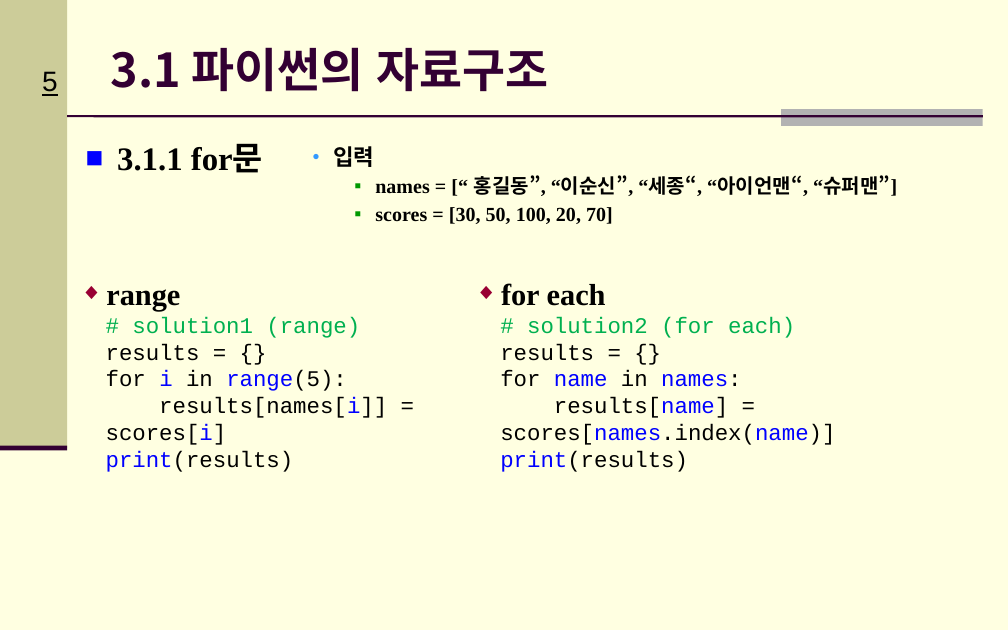
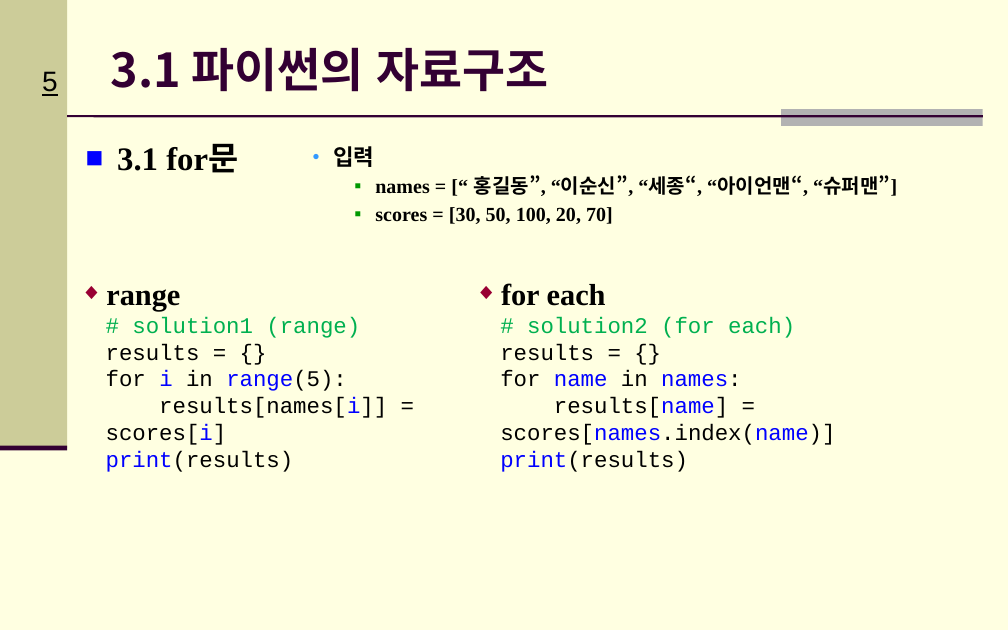
Before and after one commit to Hitbee-dev/OpenCV-Python, a slide deck: slide 5 of 2022-09-20/documents/CH_03_파이썬 기초_실습2.pptx. Drawn at 1008x630 pixels with LibreOffice and Linux fonts; fonts in the diff are those of the drawing; background and template pictures are left out. Boxes give left, top, right and bottom in pixels: in the first picture for what was removed or moved away, otherwise in the second. Text is boxed around its words. In the diff, an @@ line names an element or a change of style, - is before the commit and + after.

```diff
--- a/2022-09-20/documents/CH_03_파이썬 기초_실습2.pptx
+++ b/2022-09-20/documents/CH_03_파이썬 기초_실습2.pptx
@@ text at (117, 145, 238, 173): text changed @@
-■ 3.1.1 for문
+■ 3.1 for문
```
Also in this commit, not shown: 3 other slides changed, 3 slides added.
